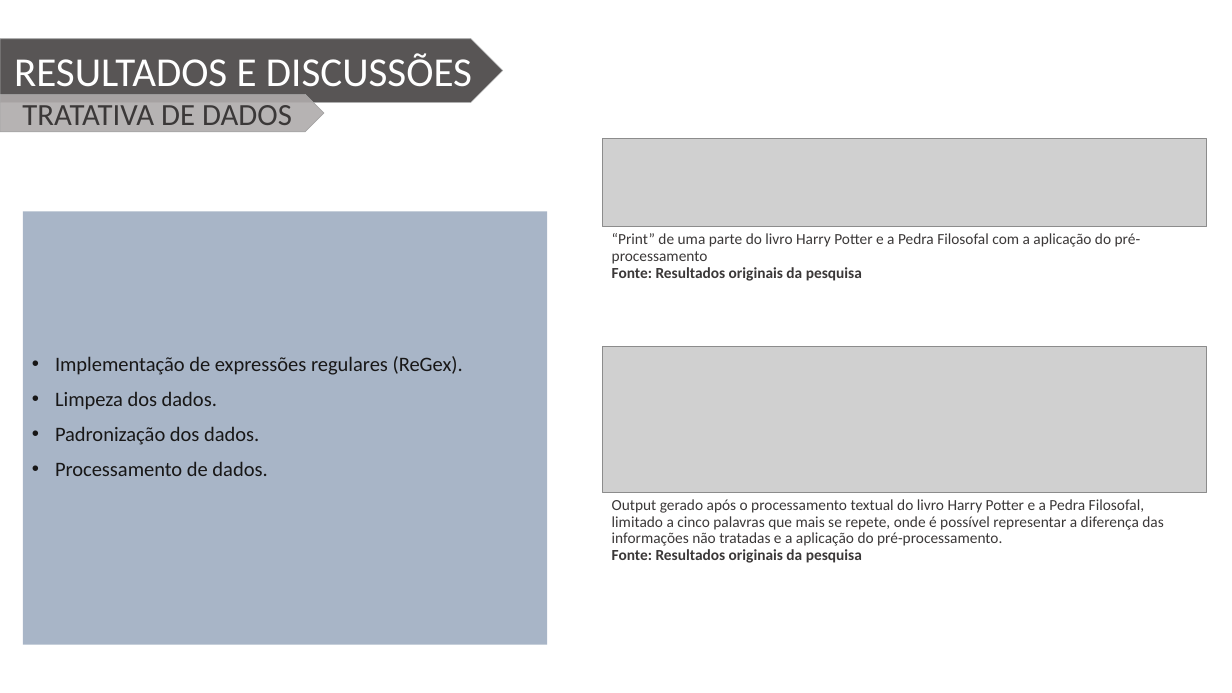
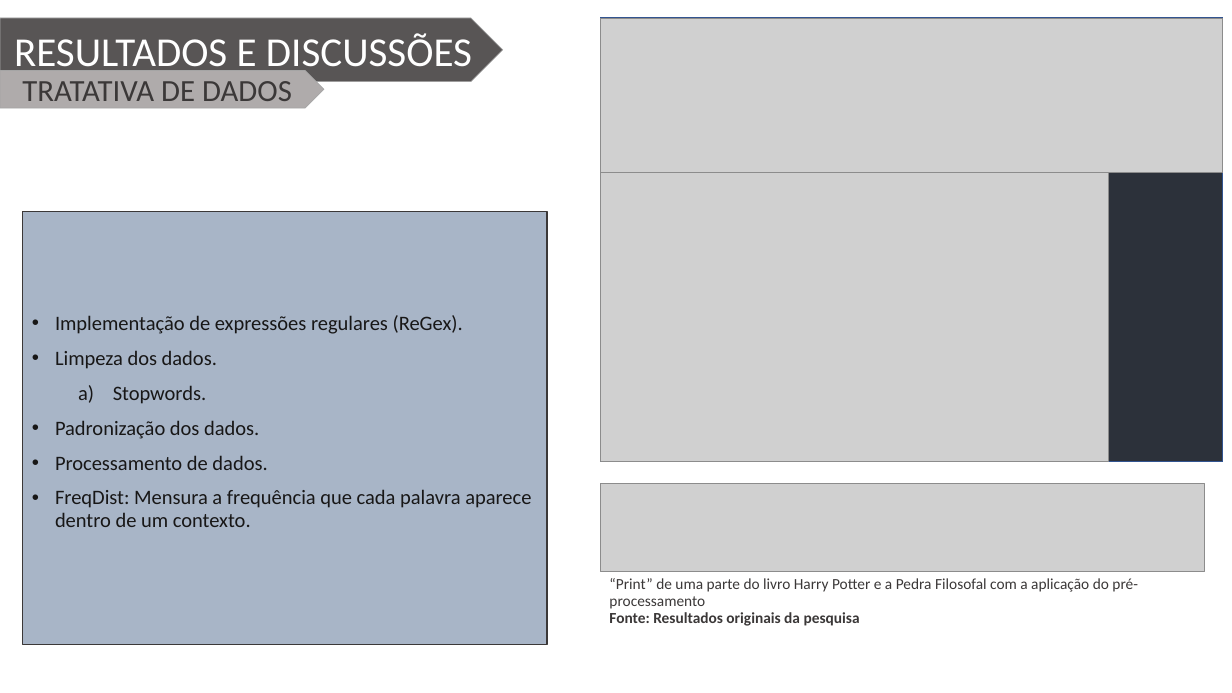
Before and after one commit to Wiryco/Natural-Language-Analysis-And-Processing, a slide deck: slide 8 of Apresentação/Apresentação TCC - Vinícius Andrade Lopes.pptx. Drawn at 1232x693 pixels with LibreOffice and Linux fonts; fonts in the diff are those of the drawing; grey boxes stand for pictures; background and template pictures are left out. Boxes give left, top, right and bottom in pixels: in the first picture for what was removed or moved away, otherwise in the second. Text is boxed around its words. In the diff, an @@ line names an element or a change of style, - is before the commit and + after.

```diff
--- a/Apresentação/Apresentação TCC - Vinícius Andrade Lopes.pptx
+++ b/Apresentação/Apresentação TCC - Vinícius Andrade Lopes.pptx
@@ pentagon arrow "RESULTADOS E DISCUSSÕES": place and size @@
-pentagon arrow "RESULTADOS E DISCUSSÕES" at <box>0,39,503,103</box>
+pentagon arrow "RESULTADOS E DISCUSSÕES" at <box>0,18,503,81</box>
@@ rectangle added at <box>601,18,1223,461</box>, fill #2C313A, outline #325491 1 pt @@
@@ picture added at <box>601,18,1223,173</box> @@
@@ pentagon arrow "TRATATIVA DE DADOS": place and size @@
-pentagon arrow "TRATATIVA DE DADOS" at <box>0,94,324,132</box>
+pentagon arrow "TRATATIVA DE DADOS" at <box>0,70,324,108</box>
@@ pentagon arrow "TRATATIVA DE DADOS" at <box>0,70,324,108</box>: fill #AFABAB at 90% opacity to #AFABAB @@
@@ picture added at <box>601,173,1109,461</box> @@
@@ rectangle "Implementação de expressões regulares (ReGex)." at <box>23,212,547,645</box>: outline none to #3B3838 1 pt @@
@@ picture removed at <box>603,347,1207,493</box> @@
@@ text in rectangle at <box>113,385,206,404</box>: paragraph added @@
+  a) Stopwords.
@@ text in rectangle at <box>55,489,531,527</box>: paragraph added @@
+• FreqDist: Mensura a frequência que cada palavra aparece dentro de um contexto.
@@ picture: place and size @@
-picture at <box>603,139,1207,227</box>
+picture at <box>601,483,1205,572</box>
@@ text removed at <box>612,499,1163,563</box> @@
-Output gerado após o processamento textual do livro Harry Potter e a Pedra Filosofal, limitado a cinco palavras que mais se repete, onde é possível representar a diferença das informações não tratadas e a aplicação do pré-processamento.
-Fonte: Resultados originais da pesquisa
@@ text "“Print” de uma parte do ...": place and size @@
-text "“Print” de uma parte do ..." at <box>612,233,1141,281</box>
+text "“Print” de uma parte do ..." at <box>609,578,1138,626</box>
```
Also in this commit, not shown: 10 other slides changed.
